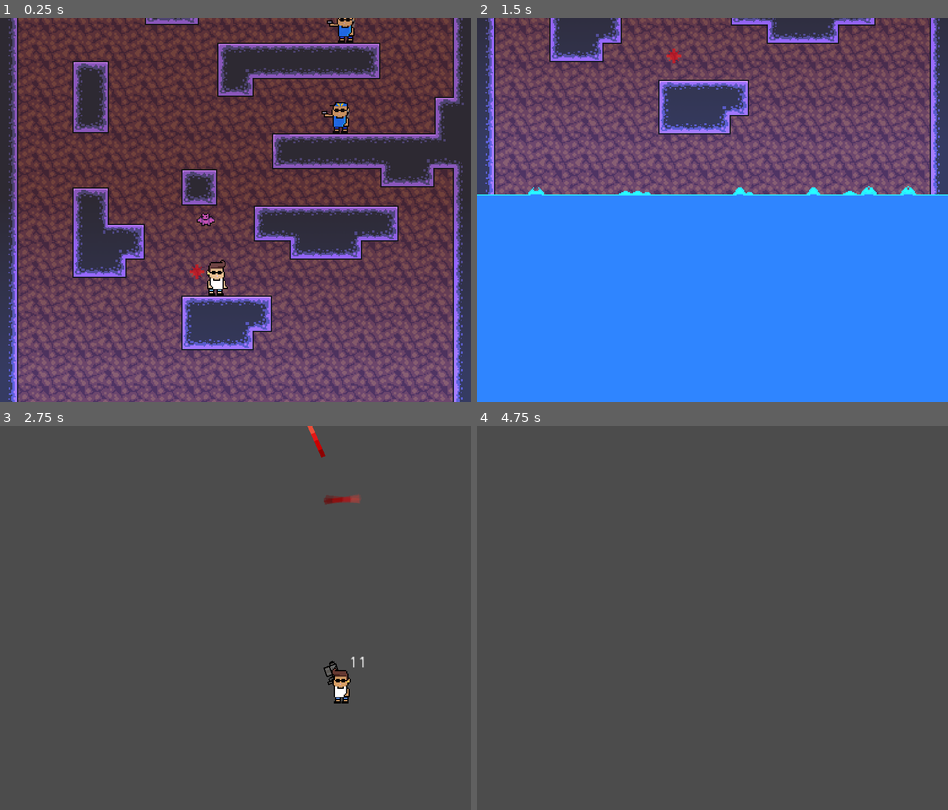
Above: before the commit, frames 1-4 (two rows, left to right).
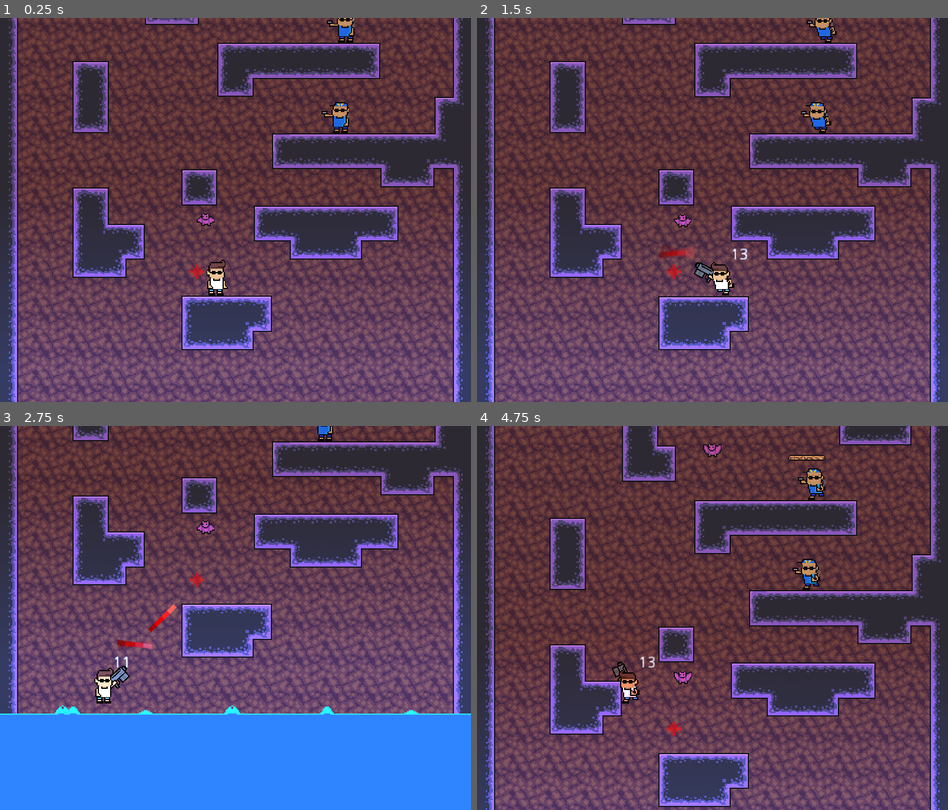
Above: after the commit, the same moments.

Repository: J24556/Red-Rise
Game: Godot game, scene res://world/Volcano.tscn
The game is run twice, just before and just after one commit, with the same random seed, the same clock (stepped at 60 frames per second) and the same inputs.
Inputs (mouse positions are in pixels of both pictures, inside the frame that each line leads up to):
- Up to frame 1 (0.25 s): no input
- Up to frame 2 (1.5 s): move the mouse to (816, 190) at 0.52 s; press the mouse at (816, 190) at 0.53 s; hold D (move_right) from 0.53 s (still down); tap Space (jump) at 0.77 s; move the mouse to (618, 229) at 1.27 s; release the mouse at (618, 229) at 1.28 s; click (618, 229) at 1.35 s
- Up to frame 3 (2.75 s): tap Space (jump) at 1.52 s; move the mouse to (282, 533) at 2.02 s; release D (move_right) at 2.03 s; press the mouse at (282, 533) at 2.03 s; hold A (move_left) from 2.03 s (still down)
- Up to frame 4 (4.75 s): move the mouse to (688, 694) at 2.77 s; release A (move_left) at 2.78 s; release the mouse at (688, 694) at 2.78 s; hold D (move_right) 2.78-4.28 s; click (688, 694) at 2.85 s; tap Space (jump) at 3.02, 3.77, 4.52 s; move the mouse to (853, 675) at 3.52 s; press the mouse at (853, 675) at 3.53 s; move the mouse to (571, 560) at 4.27 s; release the mouse at (571, 560) at 4.28 s; hold A (move_left) from 4.28 s (still down); click (571, 560) at 4.35 s

The runs differ from the first frame. In frame 2, 95% of the frame differs, in the area x 0-100%, y 0-100%; in frame 3, 89%; in frame 4, 94%.

Commit message:
lava kills player, now 3 times as fast

Diff:
--- a/Lava/Lava.gd
+++ b/Lava/Lava.gd
@@ -1,11 +1,11 @@
 extends Area2D
 
-const SPEED = 10
+const SPEED = 30
 const BUBBLE_TIME = .1
 const EDGE = 5
 
 onready var LavaBubble = preload("res://Lava/LavaBubble.tscn")
-
+onready var player = preload("res://player/Player.tscn")
 onready var timer = $Timer
 onready var pool = $Pool
 
@@ -25,3 +25,8 @@
 
 func _on_Timer_timeout():
 	spawn_bubble()
+
+
+func _on_Lava_body_entered(body):
+	if body.has_method("damage"):
+		body.call("damage", 10)
--- a/Lava/Lava.tscn
+++ b/Lava/Lava.tscn
@@ -31,4 +31,5 @@
 texture = ExtResource( 2 )
 color = Color( 0.156863, 0.360784, 0.768627, 1 )
 energy = 1.25
+[connection signal="body_entered" from="." to="." method="_on_Lava_body_entered"]
 [connection signal="timeout" from="Timer" to="." method="_on_Timer_timeout"]
